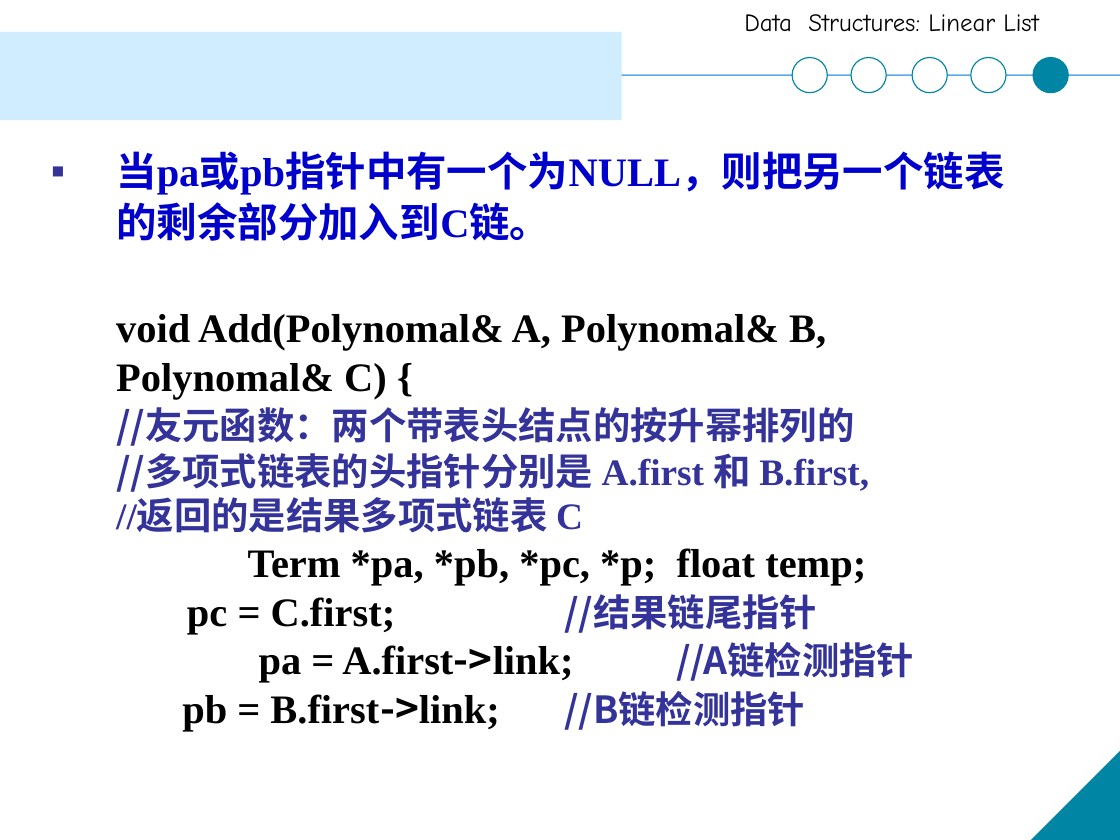
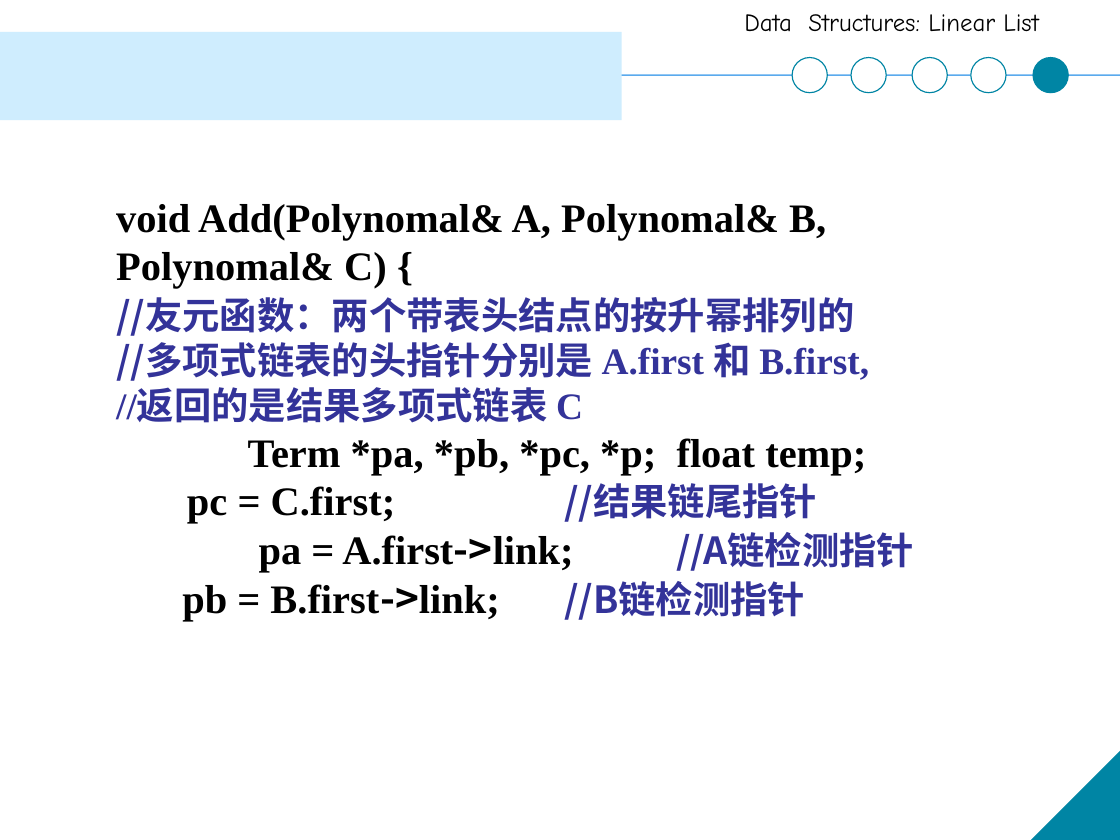
Before and after one commit to XinweiJiang/xinweijiang.github.io, a slide deck: slide 118 of course/ds-a/ds-a-ch2.pptx. Drawn at 1120x840 pixels with LibreOffice and Linux fonts; fonts in the diff are those of the drawing. Boxes give left, top, right and bottom in pixels: in the first picture for what was removed or moved away, otherwise in the second. Text is boxed around its words. In the diff, an @@ line names an element or a change of style, - is before the commit and + after.

```diff
--- a/course/ds-a/ds-a-ch2.pptx
+++ b/course/ds-a/ds-a-ch2.pptx
@@ text at <box>116,151,1005,241</box>: paragraph removed @@
-▪ 当pa或pb指针中有一个为NULL，则把另一个链表的剩余部分加入到C链。
```
Also in this commit, not shown: 17 other slides changed.
